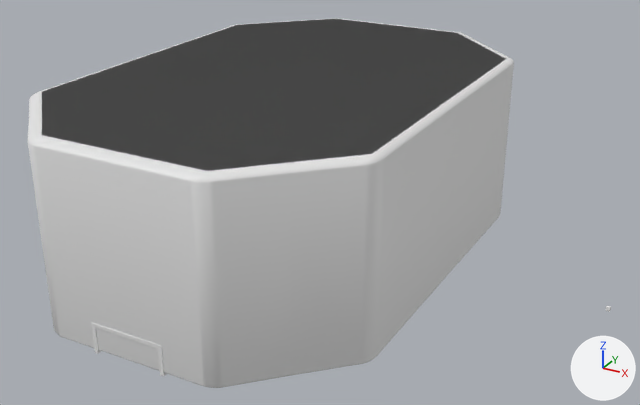
The Blender file Assets/3D Models/Map/Map.blend: old version first, new version second.
Camera for both pictures: a 50 mm camera at (240.0, -401.0, 179.0) aimed at (19.0, 0.0, -21.0). The axes (+X, +Y, +Z) are drawn at lower right. The lights are the same throughout.
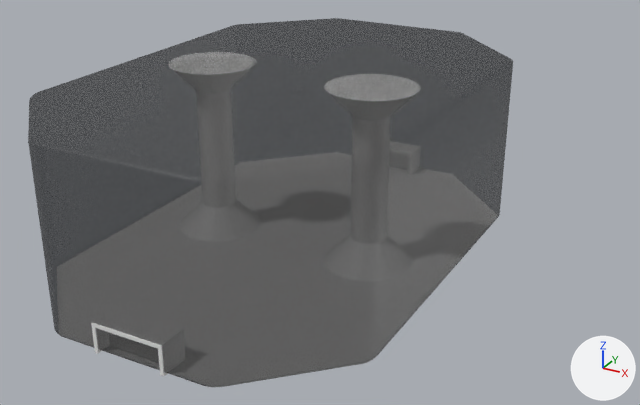
Location of each change, [x1, y1, x2, y2] in pixels of the pictures (640 x 405 px):
'Cube', recoloured, modifiers changed: before [28, 18, 514, 388]; after [28, 18, 513, 387]
'Cylinder', recoloured: [168, 52, 611, 312] in both

What the commit changed:
Material 'Opaque' (mat_opaque) is new.
Its base color is (0.8, 0.8, 0.8) (white #e7e7e7).
Material 'Transparent' (mat_transparent) is new.
Its base color is (0.0, 0.0, 0.0) (black #000000).
Its alpha is 0.627.
me_cube has 16 vertices, 10 faces and spans x -1.08..1.08, y -0.96..0.96, z -1.0..1.0.
me_cube is used by ob_cube; location (0.0, 0.0, 0.0); scale (90.0, 150.0, 50.0).
me_cube part 1: all 9 faces centred in x -1.08..1.08, y -0.96..0.96, z 0.0..1.0 switch from mat_material (white #e7e7e7) to mat_transparent (black #000000).
me_cube now uses material mat_opaque (white #e7e7e7).
Object 'Cube' (ob_cube) loses its MIRROR modifier named 'Mirror'.
Modifier setting removed (it was use_axis = (True, True, False)).
Modifier setting removed (it was use_clip = True).
